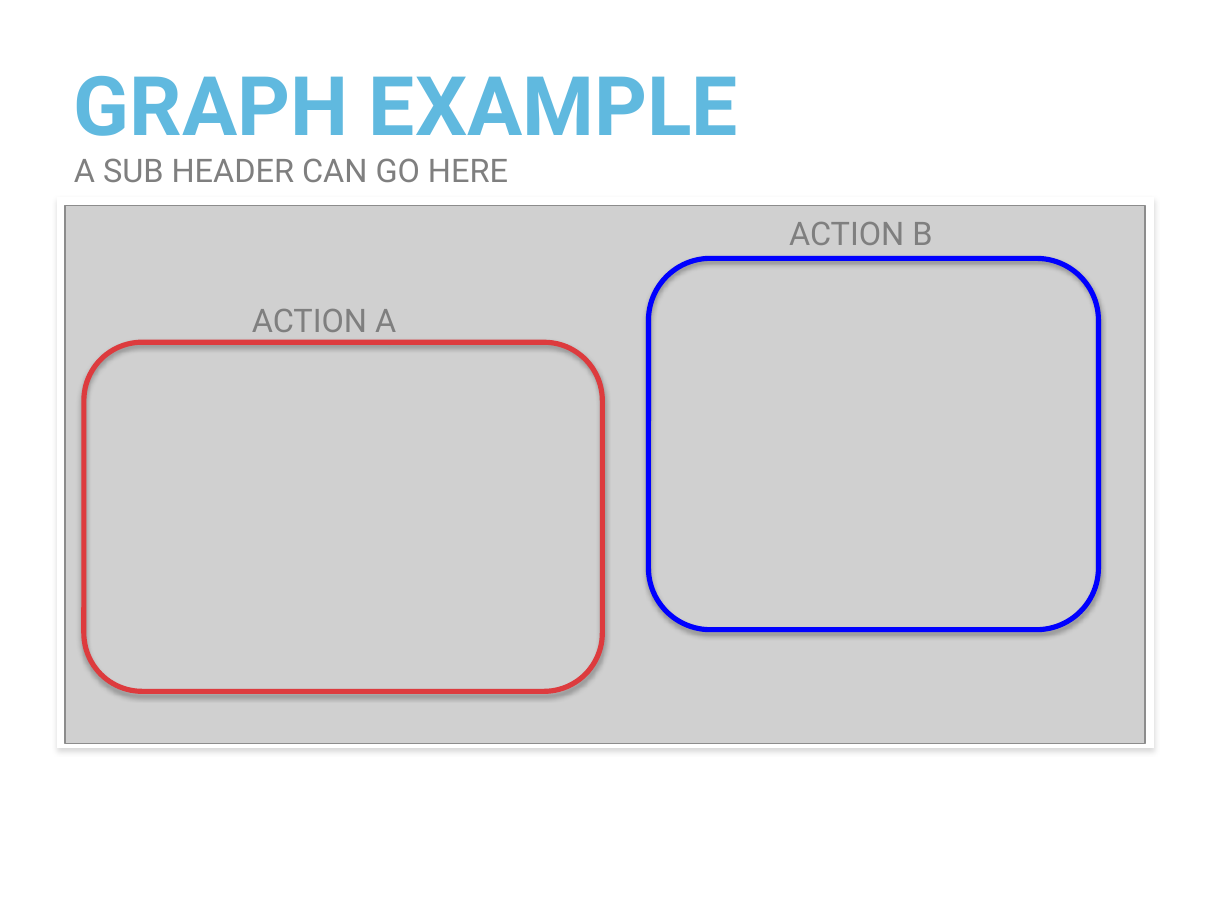
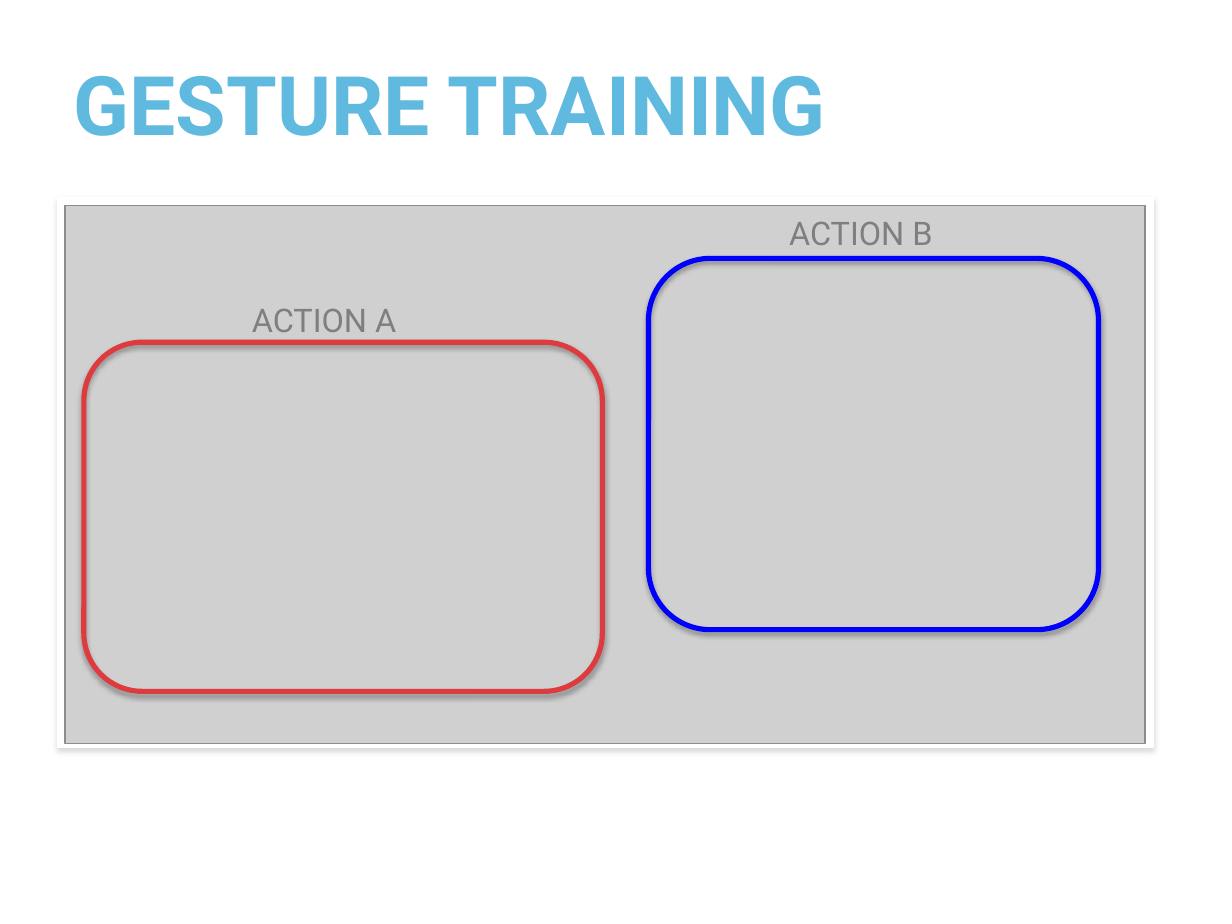
Before and after one commit to Art-Wolf/flow, a slide deck: slide 5 of presentation/flow.pptx (slide 6 before the commit). Drawn at 1232x924 pixels with LibreOffice and Linux fonts; fonts in the diff are those of the drawing; grey boxes stand for pictures; background and template pictures are left out. Boxes give left, top, right and bottom in pixels: in the first picture for what was removed or moved away, otherwise in the second. Text is boxed around its words. In the diff, an @@ line names an element or a change of style, - is before the commit and + after.

```diff
--- a/presentation/flow.pptx
+++ b/presentation/flow.pptx
@@ text at bbox=[74, 76, 826, 136]: text changed @@
-GRAPH EXAMPLE
+GESTURE TRAINING
@@ text removed at bbox=[74, 158, 508, 182] @@
-A SUB HEADER CAN GO HERE
```
Also in this commit, not shown: 1 slide removed, 25 other files.
